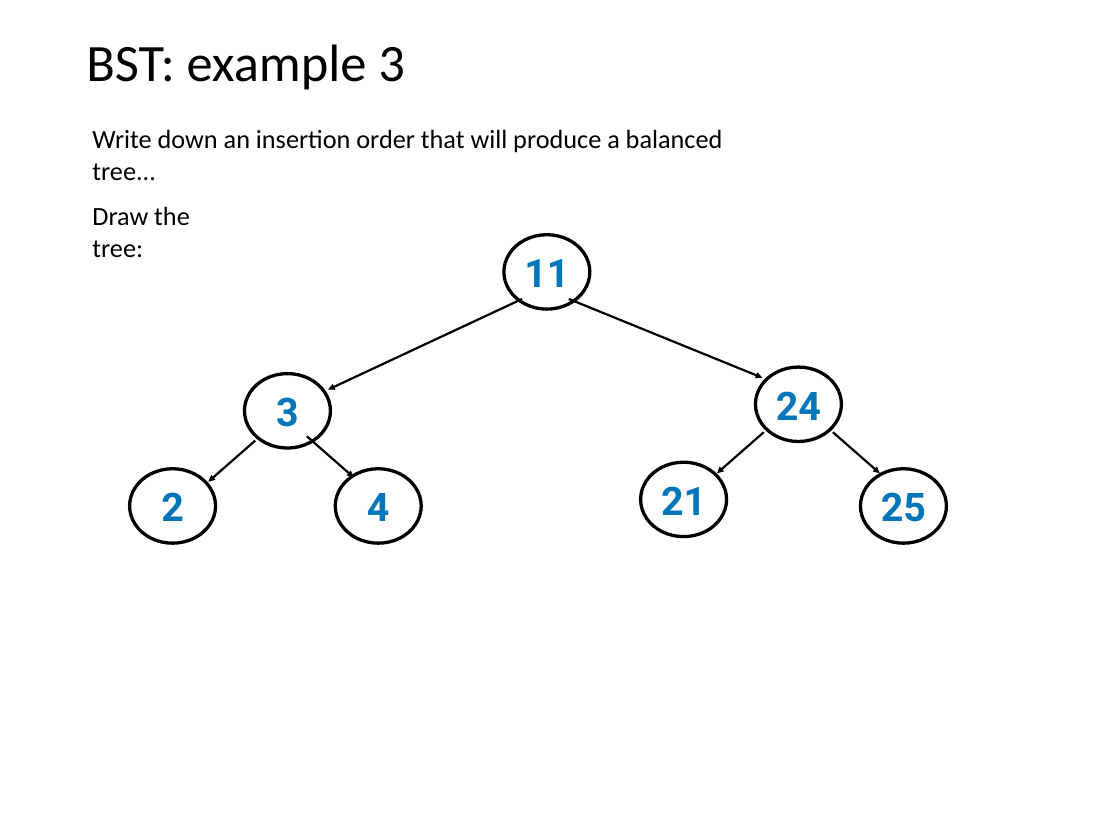
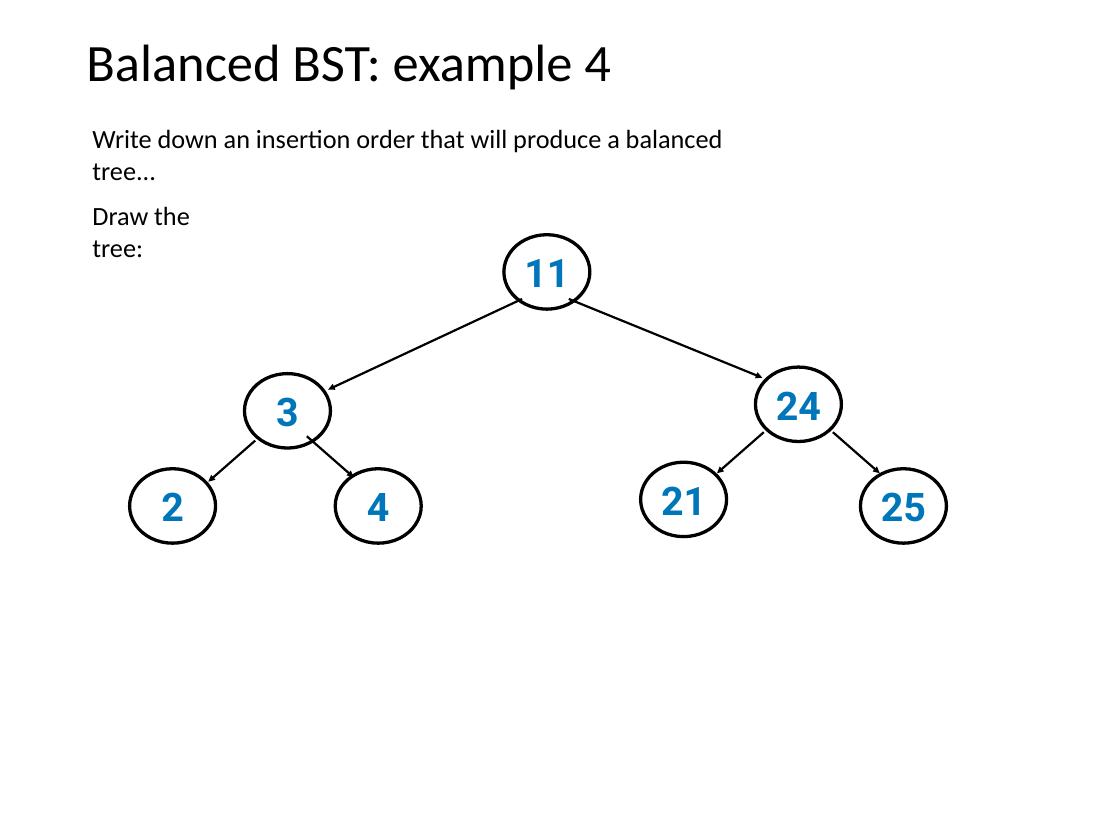
Before and after one commit to Jsus00G/CS-320-Projects-P, a slide deck: slide 30 of lecture-material/08-Trees/08-trees.pptx. Drawn at 1120x840 pixels with LibreOffice and Linux fonts; fonts in the diff are those of the drawing. Boxes give left, top, right and bottom in pixels: in the first picture for what was removed or moved away, otherwise in the second. Text is boxed around its words. In the diff, an @@ line names an element or a change of style, - is before the commit and + after.

```diff
--- a/lecture-material/08-Trees/08-trees.pptx
+++ b/lecture-material/08-Trees/08-trees.pptx
@@ title at bbox=[86, 44, 611, 90]: text changed @@
-BST: example 3
+Balanced BST: example 4
```
Also in this commit, not shown: 19 other slides changed, 2 other files.
